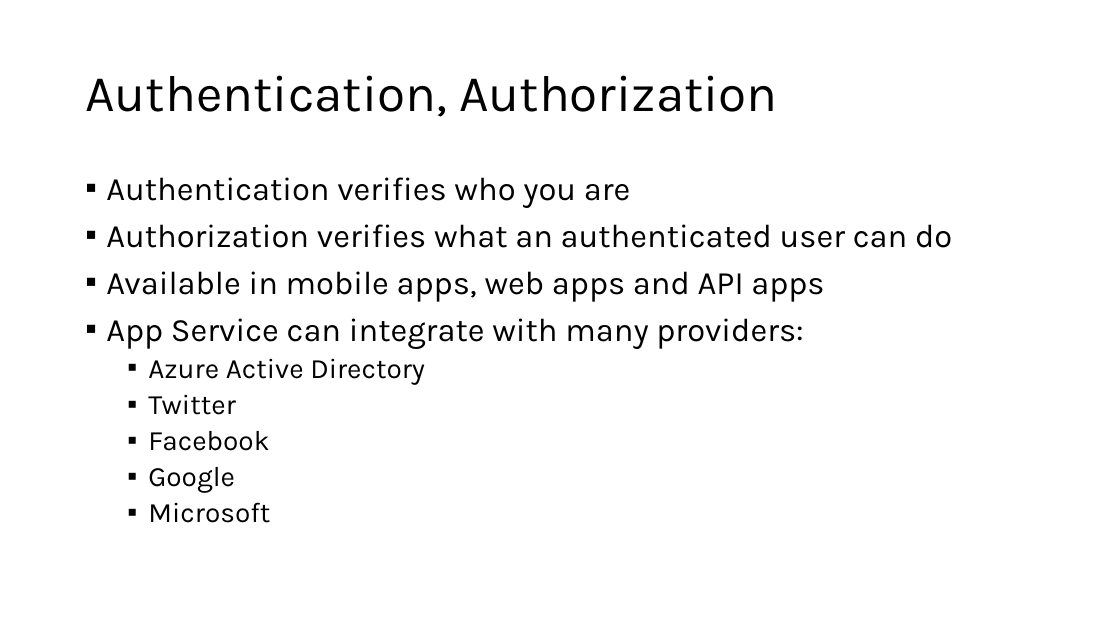
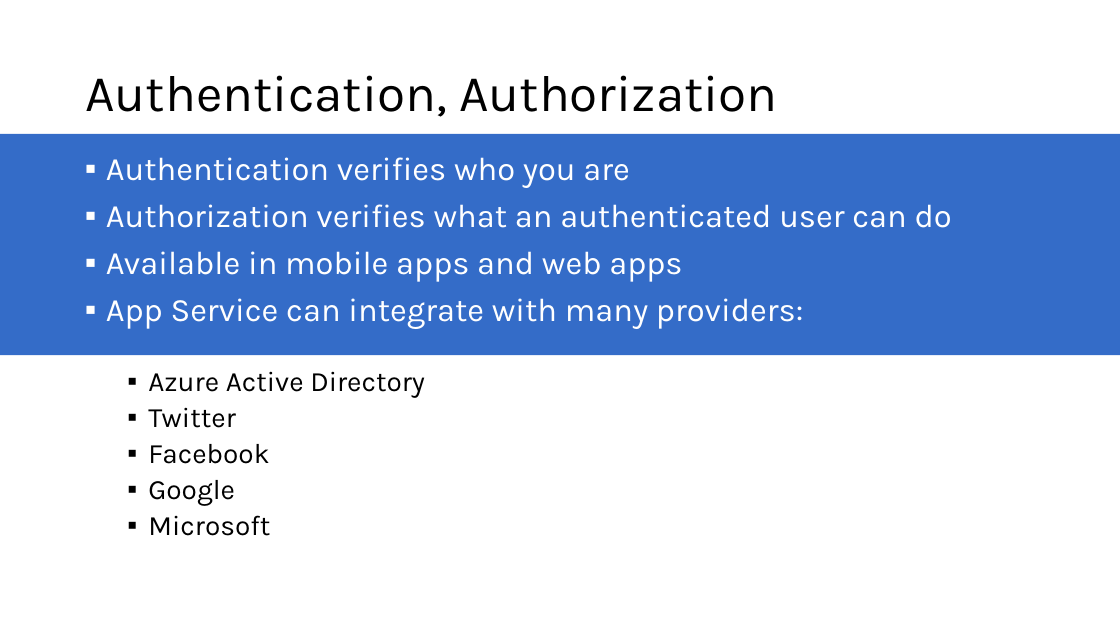
Before and after one commit to microsoft/AcademicContent, a slide deck: slide 11 of Instructor-Led/Module3/Lessons/Module3_Lesson12 Mobile Apps with Microsoft Azure App Service.pptx (slide 14 before the commit). Drawn at 1120x630 pixels with LibreOffice and Linux fonts; fonts in the diff are those of the drawing. Boxes give left, top, right and bottom in pixels: in the first picture for what was removed or moved away, otherwise in the second. Text is boxed around its words. In the diff, an @@ line names an element or a change of style, - is before the commit and + after.

```diff
--- a/Instructor-Led/Module3/Lessons/Module3_Lesson12 Mobile Apps with Microsoft Azure App Service.pptx
+++ b/Instructor-Led/Module3/Lessons/Module3_Lesson12 Mobile Apps with Microsoft Azure App Service.pptx
@@ rectangle added at bbox=[0, 134, 1120, 355], fill #346CC8 @@
@@ text at bbox=[106, 177, 952, 349]: paragraphs removed @@
-▪ Authentication verifies who you are
-▪ Authorization verifies what an authenticated user can do
-▪ Available in mobile apps, web apps and API apps
-▪ App Service can integrate with many providers:
@@ text added at bbox=[106, 157, 952, 329], 28 pt, text #FFFFFF @@
+▪ Authentication verifies who you are
+▪ Authorization verifies what an authenticated user can do
+▪ Available in mobile apps and web apps
+▪ App Service can integrate with many providers:
@@ text "Azure Active Directory": place and size @@
-text "Azure Active Directory" at bbox=[106, 177, 952, 523]
+text "Azure Active Directory" at bbox=[148, 371, 425, 536]
```
Also in this commit, not shown: 12 other slides changed, 8 slides added, 9 slides removed.
